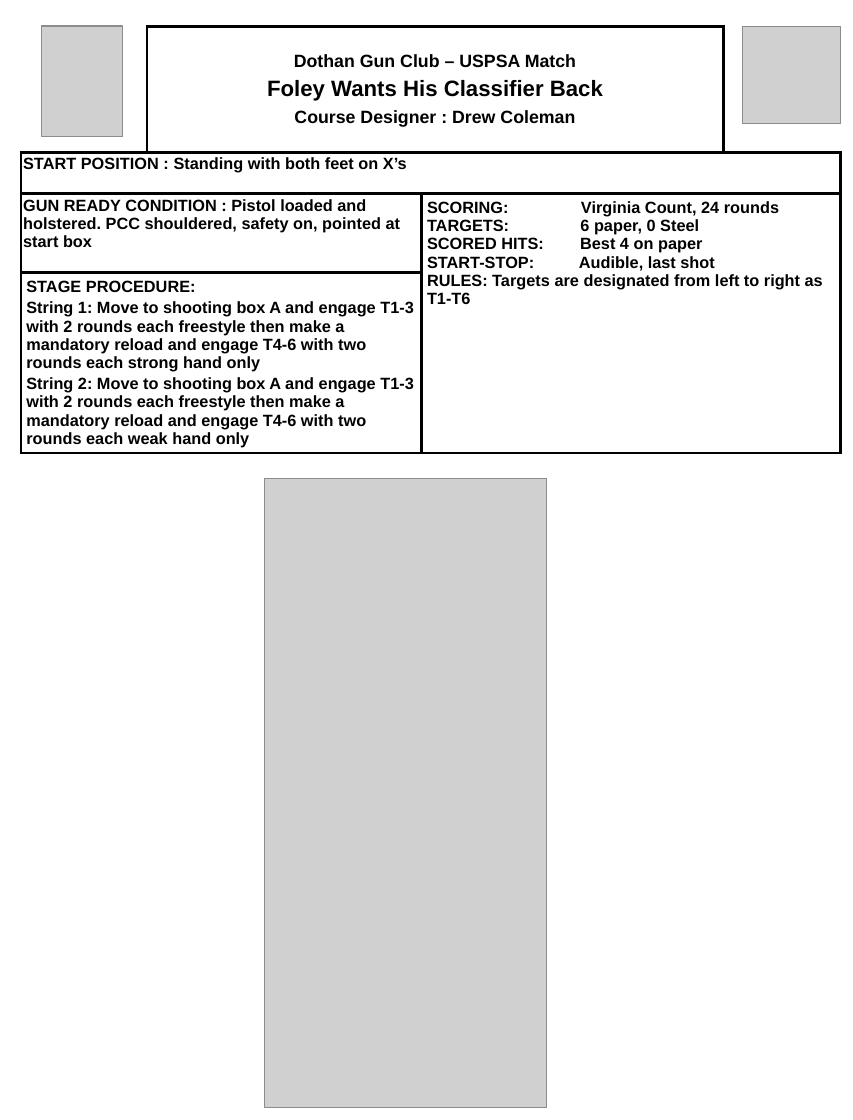
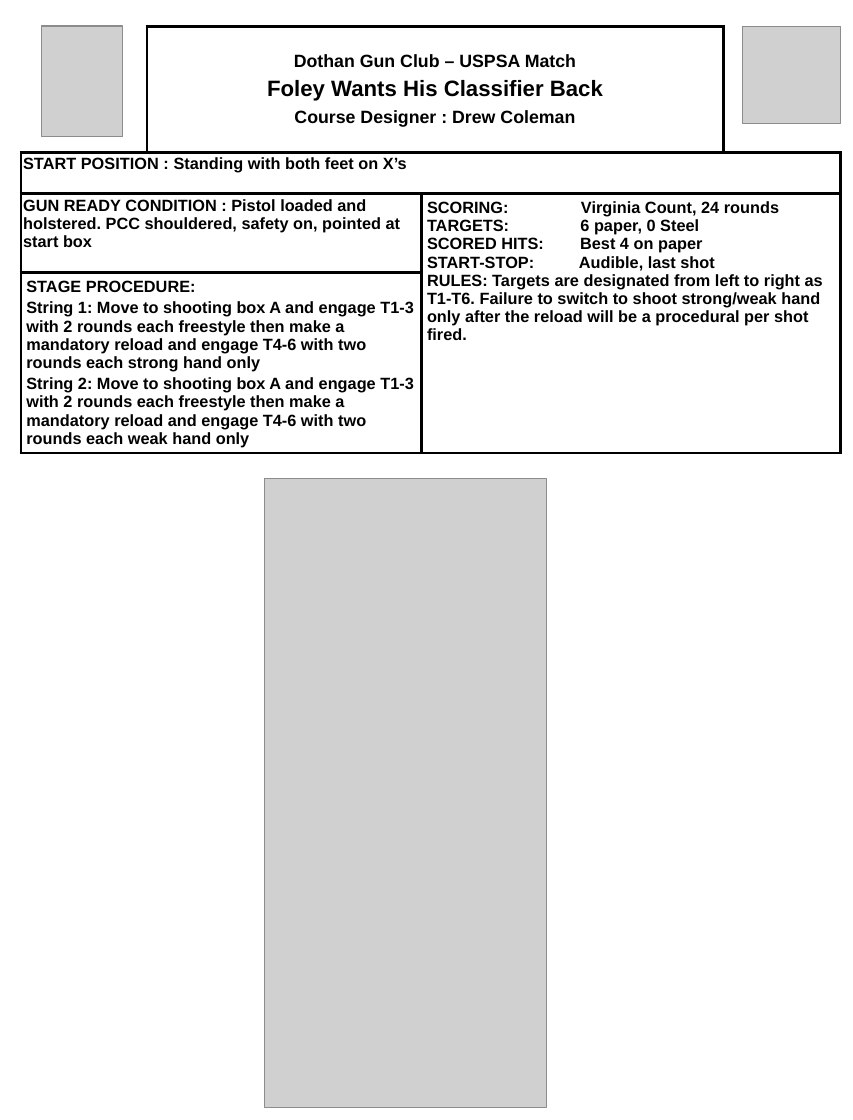
Before and after one commit to bagellord/USPSA-Stages, a slide deck: slide 1 of 21-25 rounds/Foley Wants His Classifier Back - 24 Rounds - VA Count/Foley Wants his Classifier Back.pptx. Drawn at 853x1120 pixels with LibreOffice and Linux fonts; fonts in the diff are those of the drawing; grey boxes stand for pictures. Boxes give left, top, right and bottom in pixels: in the first picture for what was removed or moved away, otherwise in the second. Text is boxed around its words. In the diff, an @@ line names an element or a change of style, - is before the commit and + after.

```diff
--- a/21-25 rounds/Foley Wants His Classifier Back - 24 Rounds - VA Count/Foley Wants his Classifier Back.pptx
+++ b/21-25 rounds/Foley Wants His Classifier Back - 24 Rounds - VA Count/Foley Wants his Classifier Back.pptx
@@ table at box(21, 26, 841, 478) @@
-row 3, column 3: SCORING: Virginia Count, 24 rounds / TARGETS: 6 paper, 0 Steel / SCORED HITS: Best 4 on paper / START-STOP: Audible, last shot / RULES: Targets are designated from left to right as T1-T6
+row 3, column 3: SCORING: Virginia Count, 24 rounds / TARGETS: 6 paper, 0 Steel / SCORED HITS: Best 4 on paper / START-STOP: Audible, last shot / RULES: Targets are designated from left to right as T1-T6. Failure to switch to shoot strong/weak hand only after the reload will be a procedural per shot fired.
```
